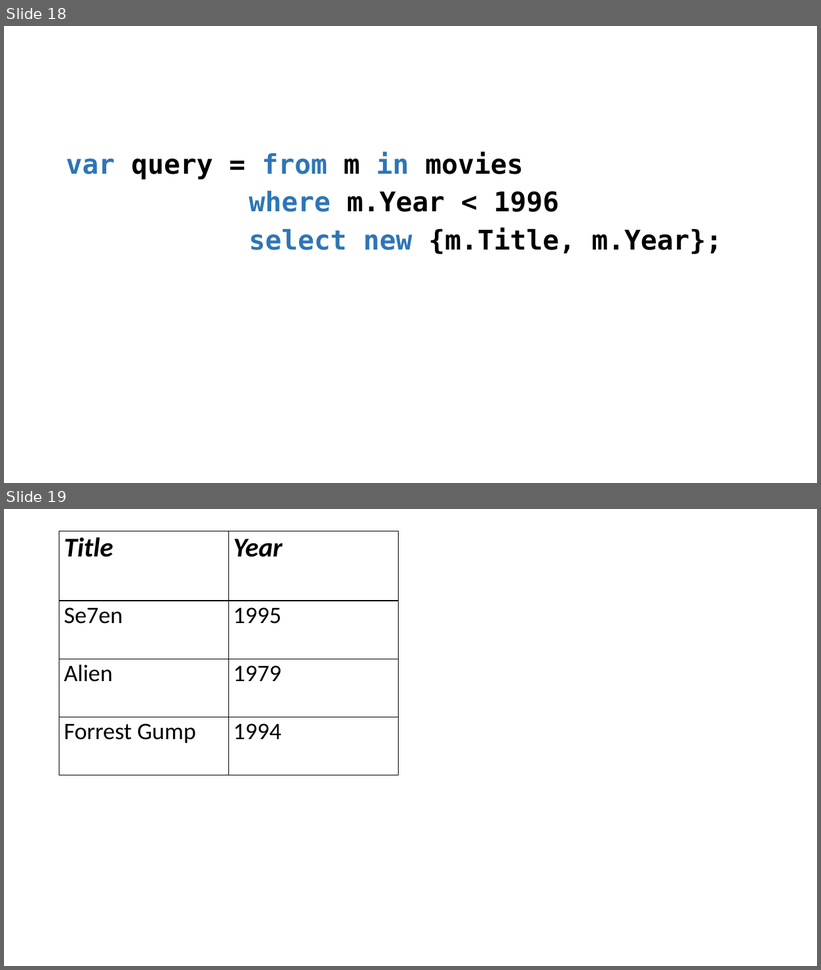
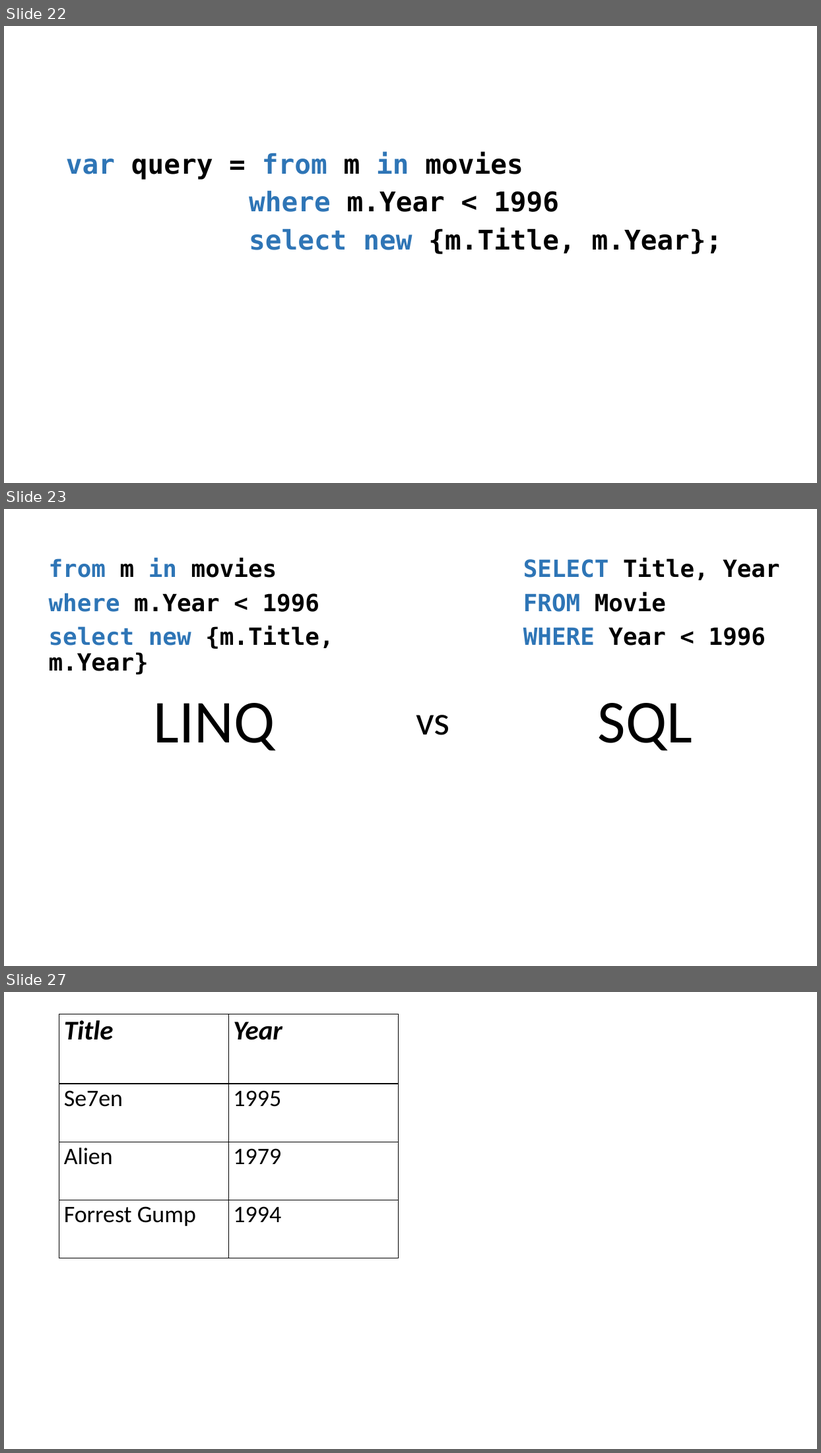
Before and after one commit to perslaursen/OOProg22, a slide deck: Chap/Prog03/Presentations/LINQ.pptx. Shown one above the other, each under a label of ours: slides 18 and 19 before the commit, slides 22, 23 and 27 after it; the slides between them are not shown. The pictures are 821x970 and 821x1453 pixels, drawn with LibreOffice and Linux fonts; fonts in the diff are those of the drawing. Boxes give left, top, right and bottom in pixels: in the first picture for what was removed or moved away, otherwise in the second. Text is boxed around its words. In the diff, an @@ line names an element or a change of style, - is before the commit and + after.

```diff
--- a/Chap/Prog03/Presentations/LINQ.pptx
+++ b/Chap/Prog03/Presentations/LINQ.pptx
@@ slide 23 added at bbox=[4, 509, 817, 966], background #FFFFFF @@
@@ text added at bbox=[49, 558, 333, 675], 28 pt, text #000000, bold @@
+from m in movies
+where m.Year < 1996
+select new {m.Title, m.Year}
@@ text added at bbox=[523, 558, 780, 646], 28 pt, text #000000, bold @@
+SELECT Title, Year
+FROM Movie
+WHERE Year < 1996
@@ text added at bbox=[153, 703, 275, 751], 72 pt, text #000000 @@
+LINQ
@@ text added at bbox=[598, 703, 692, 751], 72 pt, text #000000 @@
+SQL
@@ text added at bbox=[416, 715, 450, 735], 48 pt, text #000000 @@
+vs
@@ what was slide 18 is now slide 22 @@
@@ what was slide 19 is now slide 27 @@
```
Also in this commit, not shown: 2 slides changed, 13 other slides added, 1 slide removed, 22 other files.
